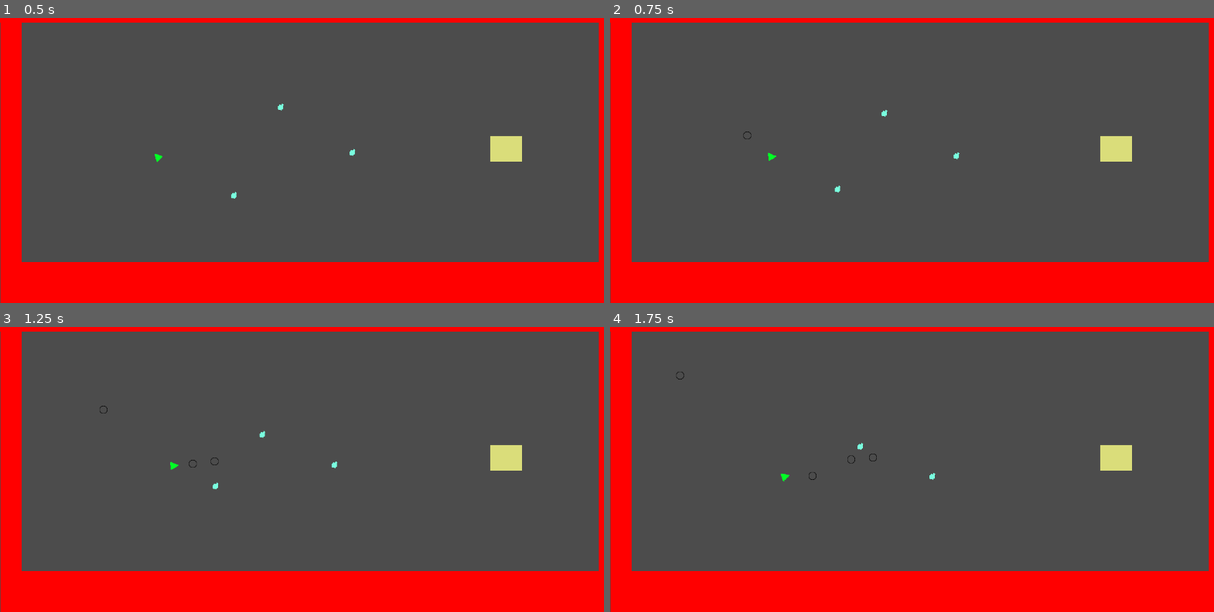
Above: before the commit, frames 1-4 (two rows, left to right).
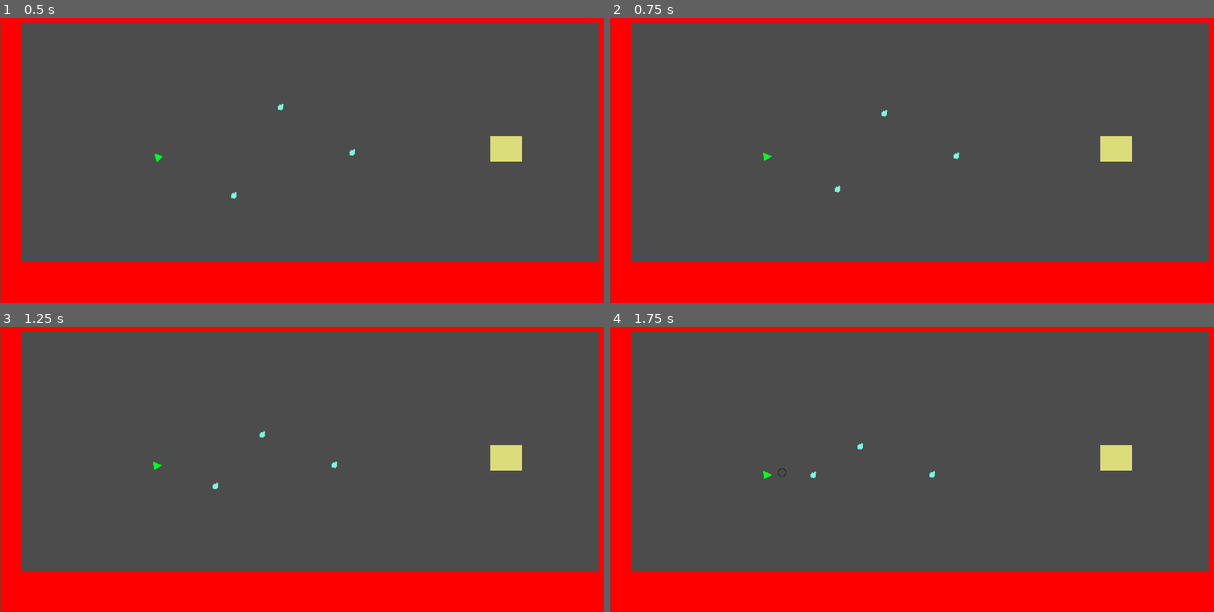
Above: after the commit, the same moments.

Repository: bentuttle2000/Game-Jam-F2021-2pm
Game: Godot game, scene res://Stages/StageTwo.tscn
Same seed, same stepped clock (60 frames per second), same inputs: the game is played once before the commit and once after it. Before the commit the project has no main scene; this scene is started directly in both runs.
Inputs (mouse positions are in pixels of both pictures, inside the frame that each line leads up to):
- Up to frame 1 (0.5 s): no input
- Up to frame 2 (0.75 s): tap Enter (ui_accept) at 0.5 s; move the mouse to (1056, 132) at 0.52 s; press the mouse at (1056, 132) at 0.53 s; hold D (ui_right) from 0.53 s (still down)
- Up to frame 3 (1.25 s): keep holding D (ui_right); tap Enter (ui_accept) at 0.77, 0.8, 1.07 s
- Up to frame 4 (1.75 s): move the mouse to (797, 472) at 1.27 s; release D (ui_right) at 1.28 s; release the mouse at (797, 472) at 1.28 s; hold S (ui_down) from 1.28 s (still down); tap Enter (ui_accept) at 1.35, 1.52 s; click (797, 472) at 1.55 s

Frame 1 is identical in both runs. In frame 2, less than 0.1% of the frame differs, in the area x 22-28%, y 39-51%; in frame 3, less than 0.1%; in frame 4, 0.1%, in the area x 11-54%, y 15-55%.

Commit message:
updated player shooting and movement
player moves at consistent speed on diagonals. left mouse click is new shoot button. hold the attack to charge the shot for increased projectile speed. started adding a state machine for the player (can not move while charging or shooting)

Diff:
--- a/GameJam/Objects/NPC.tscn
+++ b/GameJam/Objects/NPC.tscn
@@ -1,7 +1,7 @@
 [gd_scene load_steps=4 format=2]
 
 [ext_resource path="res://Assets/Sign.png" type="Texture" id=1]
-[ext_resource path="res://Objects/NPC.gd" type="Script" id=2]
+[ext_resource path="res://Scripts/NPC.gd" type="Script" id=2]
 
 [sub_resource type="RectangleShape2D" id=1]
 extents = Vector2( 48, 40 )
--- a/GameJam/Objects/Player.gd
+++ /dev/null
@@ -1,54 +0,0 @@
-extends KinematicBody2D
-
-const SPEED = 50;
-
-var velocity = Vector2();
-
-var mouseDir = Vector2();
-
-const PROJECTILE = preload("res://Objects/Projectile.tscn")
-
-func _process(delta):
-	look_at(get_global_mouse_position());
-
-	if Input.is_action_pressed("ui_right"):
-		velocity.x = SPEED;
-	elif Input.is_action_pressed("ui_left"):
-		velocity.x = -SPEED;
-	else:
-		velocity.x = 0;
-
-	if Input.is_action_pressed("ui_down"):
-		velocity.y = SPEED;
-	elif Input.is_action_pressed("ui_up"):
-		velocity.y = -SPEED;
-	else:
-		velocity.y = 0;
-
-	if Input.is_action_just_pressed("ui_accept"):
-		_fire();
-
-	move_and_slide(velocity);
-
-	if get_slide_count() > 0:
-			for i in range(get_slide_count()):
-				if "Enemy" in get_slide_collision(i).collider.name:
-					dead();
-
-
-func _fire():
-		var inst = PROJECTILE.instance()
-		inst.position = $Position2D.global_position
-		get_parent().add_child(inst)
-		inst.set_direction(get_global_mouse_position() - global_position);
-
-
-func dead():
-	queue_free();
-
-#----Set active parameters for player physics which are rendered inactive upon entering dialogue----#
-#-Nick Mineo-#
-func set_active(active):
-	set_physics_process(active)
-	set_process(active)
-	set_process_input(active)
--- a/GameJam/Objects/Player.tscn
+++ b/GameJam/Objects/Player.tscn
@@ -1,7 +1,7 @@
 [gd_scene load_steps=4 format=2]
 
 [ext_resource path="res://Assets/Player.png" type="Texture" id=1]
-[ext_resource path="res://Objects/Player.gd" type="Script" id=2]
+[ext_resource path="res://Scripts/Player.gd" type="Script" id=2]
 
 [sub_resource type="CircleShape2D" id=1]
 radius = 9.89813
@@ -17,4 +17,4 @@
 shape = SubResource( 1 )
 
 [node name="Position2D" type="Position2D" parent="."]
-position = Vector2( 17.1026, 0 )
+position = Vector2( 19.6565, 0.0113621 )
--- a/GameJam/Objects/Player1.gd
+++ /dev/null
@@ -1,16 +0,0 @@
-extends KinematicBody2D
-
-
-# Declare member variables here. Examples:
-# var a = 2
-# var b = "text"
-
-
-# Called when the node enters the scene tree for the first time.
-func _ready():
-	pass # Replace with function body.
-
-
-# Called every frame. 'delta' is the elapsed time since the previous frame.
-#func _process(delta):
-#	pass
--- a/GameJam/Objects/Projectile.tscn
+++ b/GameJam/Objects/Projectile.tscn
@@ -1,7 +1,7 @@
 [gd_scene load_steps=4 format=2]
 
 [ext_resource path="res://Assets/projectile.png" type="Texture" id=1]
-[ext_resource path="res://Objects/Projectile.gd" type="Script" id=2]
+[ext_resource path="res://Scripts/Projectile.gd" type="Script" id=2]
 
 [sub_resource type="RectangleShape2D" id=1]
 extents = Vector2( 7.80135, 7.97718 )
--- a/GameJam/Objects/SceneTransition.tscn
+++ b/GameJam/Objects/SceneTransition.tscn
@@ -1,6 +1,6 @@
 [gd_scene load_steps=3 format=2]
 
-[ext_resource path="res://Objects/SceneTransition.gd" type="Script" id=1]
+[ext_resource path="res://Scripts/SceneTransition.gd" type="Script" id=1]
 
 [sub_resource type="Animation" id=1]
 resource_name = "Fade"
--- /dev/null
+++ b/GameJam/Scripts/Player.gd
@@ -0,0 +1,114 @@
+extends KinematicBody2D;
+
+const SPEED = 50;
+
+var velocity = Vector2();
+
+enum DIR {NULL, LEFT, RIGHT, DOWN, UP}; #directional movements
+
+var moveX = DIR.NULL;
+var moveY = DIR.NULL;
+
+const PROJECTILE = preload("res://Objects/Projectile.tscn");
+
+enum STATE {IDLE, MOVING, CHARGING, FIRING};
+
+var curState = STATE.IDLE;
+
+var chargeAmount = 1.0;
+const chargeRate = .025;
+const chargeMax = 2.0;
+
+func _process(delta):
+	look_at(get_global_mouse_position());
+
+	#if holding attack button, charge. fire on release
+	if Input.is_action_pressed("left_click"):
+		_charge();
+	elif curState == STATE.CHARGING:
+		_fire();
+
+	if (curState != STATE.CHARGING && curState != STATE.FIRING):
+		_move();
+
+	if get_slide_count() > 0:
+			for i in range(get_slide_count()):
+				if "Enemy" in get_slide_collision(i).collider.name:
+					dead();
+
+#function called every pass that will move the player based on keyboard input
+#written by Ben Tuttle
+func _move():
+	#check if moving x direction
+	if Input.is_action_pressed("ui_right"):
+		moveX = DIR.RIGHT;
+	elif Input.is_action_pressed("ui_left"):
+		moveX = DIR.LEFT;
+	else:
+		moveX = DIR.NULL;
+
+	#check if moving y direction
+	if Input.is_action_pressed("ui_down"):
+		moveY = DIR.DOWN;
+	elif Input.is_action_pressed("ui_up"):
+		moveY = DIR.UP;
+	else:
+		moveY = DIR.NULL;
+
+	#if moving in both x and y (diagonal) cut speed in both directions in half to make consistant speed
+	var curSpeed = SPEED;
+	if (moveX != DIR.NULL && moveY != DIR.NULL):
+		curSpeed /= 2.0;
+
+	#set the players current velocity based on directions
+	velocity = Vector2(0, 0);
+	if moveX == DIR.RIGHT:
+		velocity.x = curSpeed;
+	if moveX == DIR.LEFT:
+		velocity.x = -curSpeed;
+	if moveY == DIR.DOWN:
+		velocity.y = curSpeed;
+	if moveY == DIR.UP:
+		velocity.y = -curSpeed;
+
+	#update state
+	if (velocity == Vector2(0, 0)): #not moving
+		curState = STATE.IDLE;
+	else:
+		curState = STATE.MOVING;
+
+	#move
+	move_and_slide(velocity);
+
+#funciton while player holds the attack to charge a shot
+#written by Ben Tuttle
+func _charge():
+	curState = STATE.CHARGING;
+	chargeAmount += chargeRate;
+	if chargeAmount > chargeMax:
+		chargeAmount = chargeMax;
+	print_debug(chargeAmount);
+
+
+#function to fire the projectile when chargeing is released
+#written by Ben Tuttle
+func _fire():
+		curState = STATE.FIRING;
+		var inst = PROJECTILE.instance();
+		inst.position = $Position2D.global_position;
+		get_parent().add_child(inst);
+		inst.set_direction(get_global_mouse_position() - global_position);
+		inst.set_power(chargeAmount);
+		chargeAmount = 1;
+		curState = STATE.IDLE;
+
+
+func dead():
+	queue_free();
+
+#----Set active parameters for player physics which are rendered inactive upon entering dialogue----#
+#-Nick Mineo-#
+func set_active(active):
+	set_physics_process(active)
+	set_process(active)
+	set_process_input(active)
--- a/GameJam/Objects/Projectile.gd
+++ b/GameJam/Scripts/Projectile.gd
@@ -1,16 +1,20 @@
 extends Area2D
 
-const SPEED = 200;
+const SPEED = 100;
 
 var direction = Vector2();
 var velocity = Vector2();
+var power = 1;
 
 func set_direction(dir):
 	direction = dir;
 
+func set_power(p):
+	power = p;
+
 func _physics_process(delta):
-	velocity.x = SPEED * delta * direction.normalized().x;
-	velocity.y = SPEED * delta * direction.normalized().y;
+	velocity.x = SPEED * power * delta * direction.normalized().x;
+	velocity.y = SPEED * power * delta * direction.normalized().y;
 	translate(velocity);
 
 func _on_Projectile_body_entered(body):
--- a/GameJam/Stages/SplashScene.tscn
+++ b/GameJam/Stages/SplashScene.tscn
@@ -2,7 +2,7 @@
 
 [ext_resource path="res://Assets/SplashScreen.png" type="Texture" id=1]
 [ext_resource path="res://Objects/SceneTransition.tscn" type="PackedScene" id=2]
-[ext_resource path="res://Objects/SplashScene.gd" type="Script" id=3]
+[ext_resource path="res://Scripts/SplashScene.gd" type="Script" id=3]
 
 [node name="Splash" type="Sprite"]
 position = Vector2( 640, 320 )
--- a/GameJam/project.godot
+++ b/GameJam/project.godot
@@ -11,7 +11,7 @@
 [application]
 
 config/name="GameJamMVP"
-
+run/main_scene="res://Stages/StageTwo.tscn"
 config/icon="res://icon.png"
 
 [display]
@@ -51,6 +51,11 @@
 "events": [ Object(InputEventKey,"resource_local_to_scene":false,"resource_name":"","device":0,"alt":false,"shift":false,"control":false,"meta":false,"command":false,"pressed":false,"scancode":69,"unicode":0,"echo":false,"script":null)
  ]
 }
+left_click={
+"deadzone": 0.5,
+"events": [ Object(InputEventMouseButton,"resource_local_to_scene":false,"resource_name":"","device":0,"alt":false,"shift":false,"control":false,"meta":false,"command":false,"button_mask":0,"position":Vector2( 0, 0 ),"global_position":Vector2( 0, 0 ),"factor":1.0,"button_index":1,"pressed":false,"doubleclick":false,"script":null)
+ ]
+}
 
 [physics]
 
Renamed: GameJam/Objects/Enemy.gd -> GameJam/Scripts/Enemy.gd
Renamed: GameJam/Objects/NPC.gd -> GameJam/Scripts/NPC.gd
Renamed: GameJam/Objects/SceneTransition.gd -> GameJam/Scripts/SceneTransition.gd
Renamed: GameJam/Objects/SplashScene.gd -> GameJam/Scripts/SplashScene.gd
